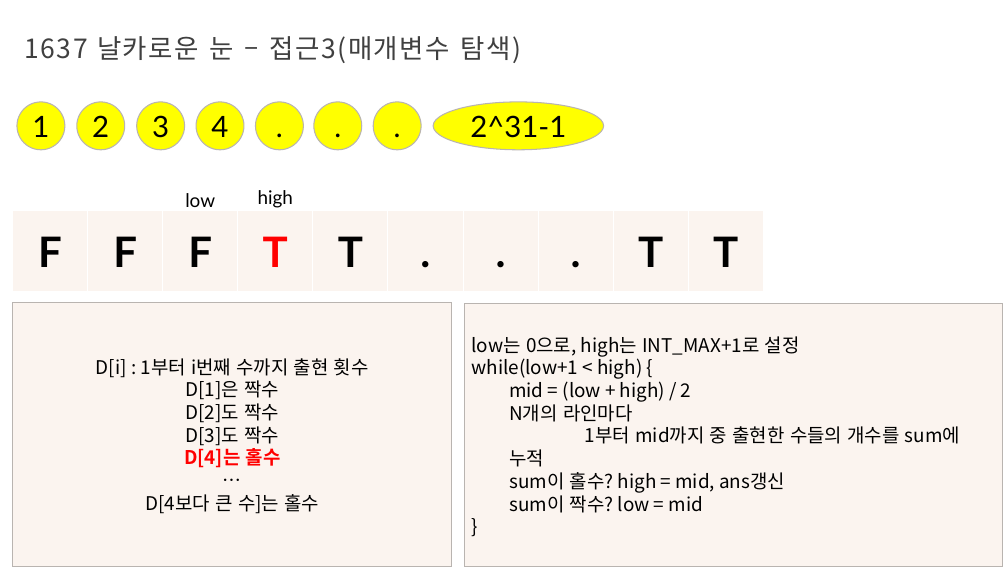
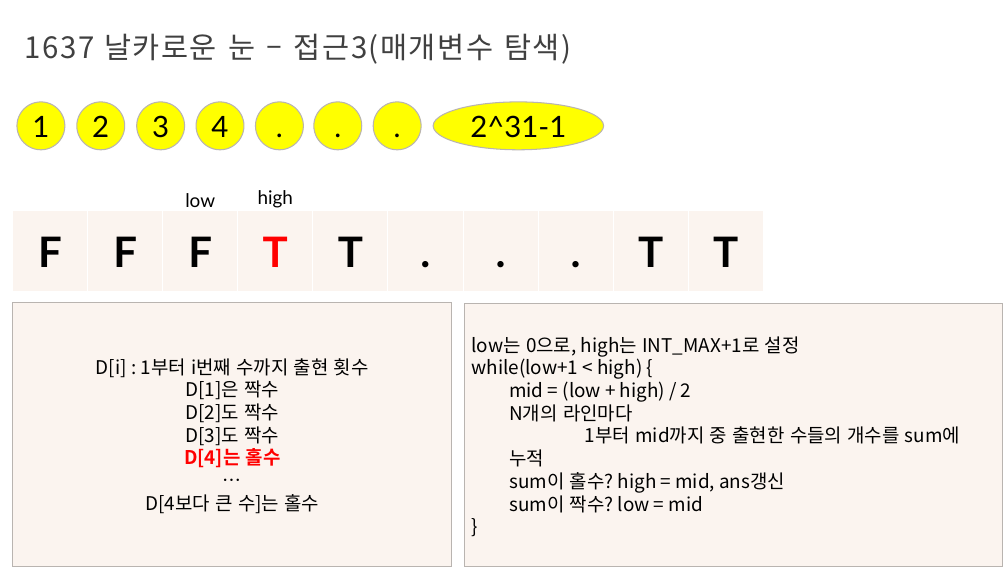
Before and after one commit to Iron-Hee/AlgorithmStudy, a slide deck: slide 10 of 이분 탐색_매개변수 탐색_발표자료.pptx. Drawn at 1008x567 pixels with LibreOffice and Linux fonts; fonts in the diff are those of the drawing; background and template pictures are left out. Boxes give left, top, right and bottom in pixels: in the first picture for what was removed or moved away, otherwise in the second. Text is boxed around its words. In the diff, an @@ line names an element or a change of style, - is before the commit and + after.

```diff
--- a/이분 탐색_매개변수 탐색_발표자료.pptx
+++ b/이분 탐색_매개변수 탐색_발표자료.pptx
@@ title "1637 날카로운 눈 – 접근3(매개변수 ..." at [25,33,571,64]: size 25.2 to 28 pt @@
```
Also in this commit, not shown: 5 other slides changed, 2 other files.
